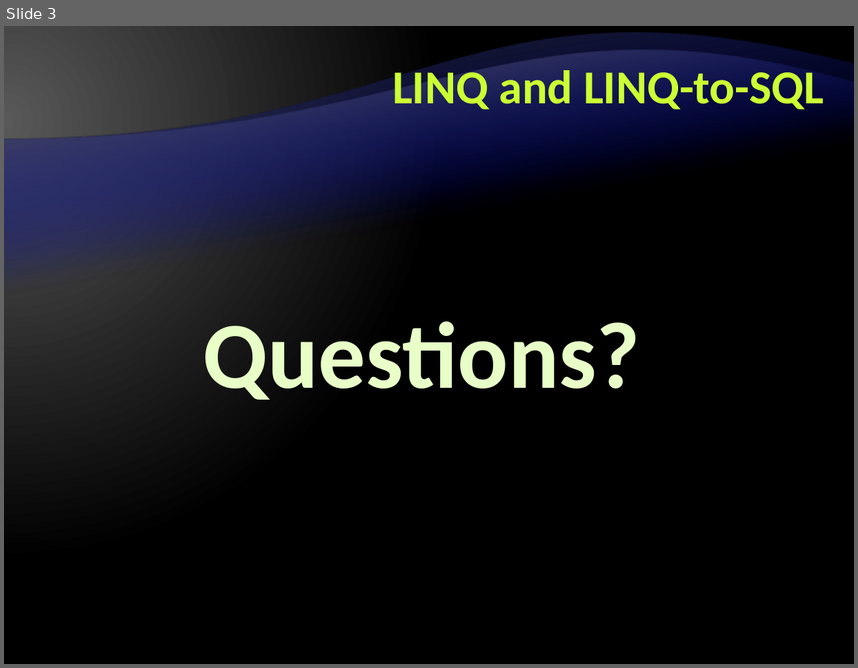
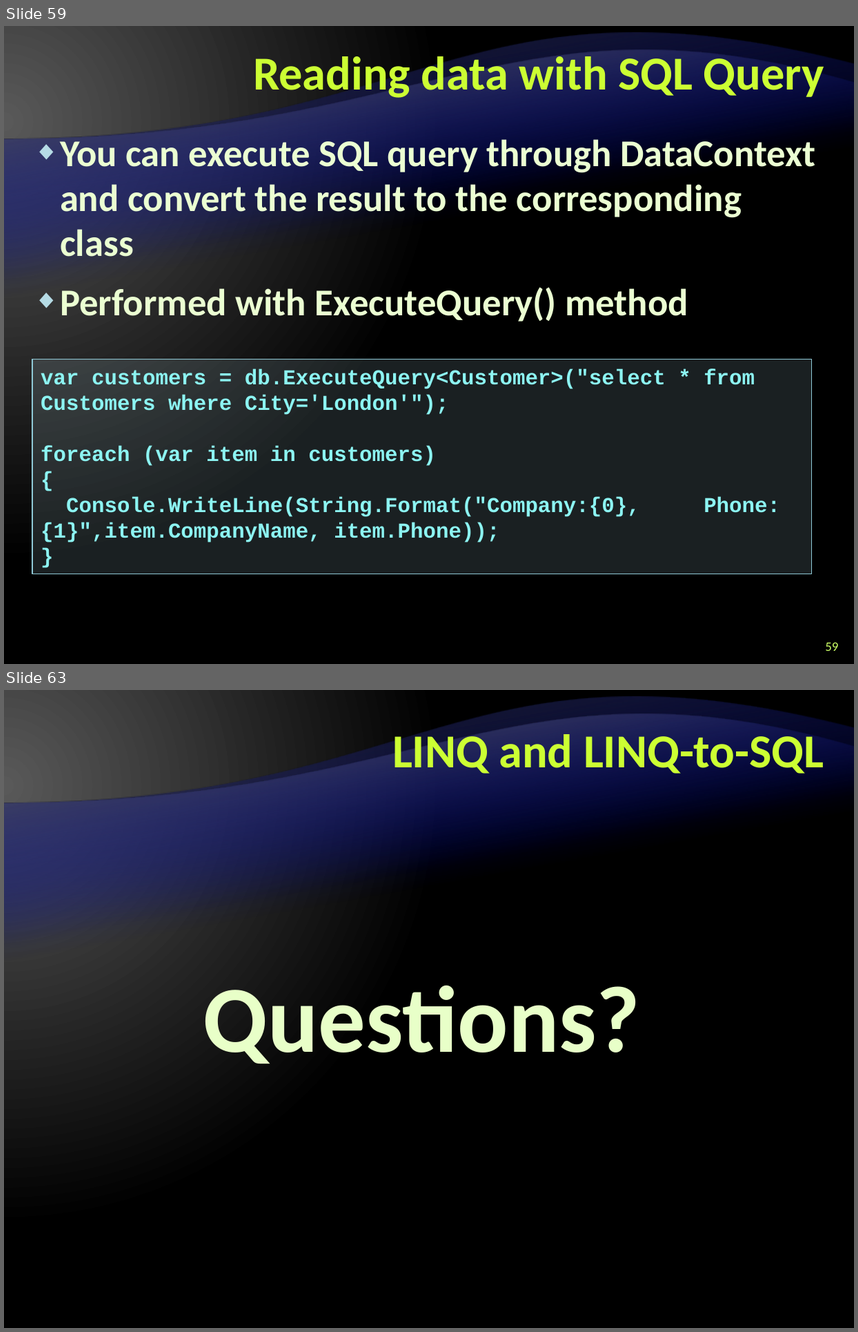
Before and after one commit to Graveheart/aspnetcourse, a slide deck: lectures/6. LINQ and LINQ-to-SQL.pptx. Shown one above the other, each under a label of ours: slide 3 before the commit, slides 59 and 63 after it; the slides between them are not shown. The pictures are 858x668 and 858x1332 pixels, drawn with LibreOffice and Linux fonts; fonts in the diff are those of the drawing; background and template pictures are left out. Boxes give left, top, right and bottom in pixels: in the first picture for what was removed or moved away, otherwise in the second. Text is boxed around its words. In the diff, an @@ line names an element or a change of style, - is before the commit and + after.

```diff
--- a/lectures/6. LINQ and LINQ-to-SQL.pptx
+++ b/lectures/6. LINQ and LINQ-to-SQL.pptx
@@ slide 59 added at box(4, 26, 854, 664), background gradient #595959 to #000000; not listed: 2 template elements that a slide beside it also shows @@
@@ title added at box(253, 50, 824, 101), 40 pt, text #CCFF33, bold @@
+Reading data with SQL Query
@@ text added at box(60, 136, 815, 321), 32 pt, text #EBFFD2, bold @@
+◆ You can execute SQL query through DataContext and convert the result to the corresponding class
+◆ Performed with ExecuteQuery() method
@@ rectangle added at box(32, 359, 811, 573), fill #B5DBE5 at 15% opacity, outline #90CAD7 1 pt, 18 pt, text #8CF4F2, bold @@
+var customers = db.ExecuteQuery<Customer>("select * from Customers where City='London'");
+foreach (var item in customers)
+{
+Console.WriteLine(String.Format("Company:{0}, Phone:{1}",item.CompanyName, item.Phone));
+}
@@ page number added at box(825, 641, 838, 650), 11 pt, text #CCFF66 @@
+59
@@ what was slide 3 is now slide 63 @@
```
Also in this commit, not shown: 2 slides changed, 60 other slides added.
